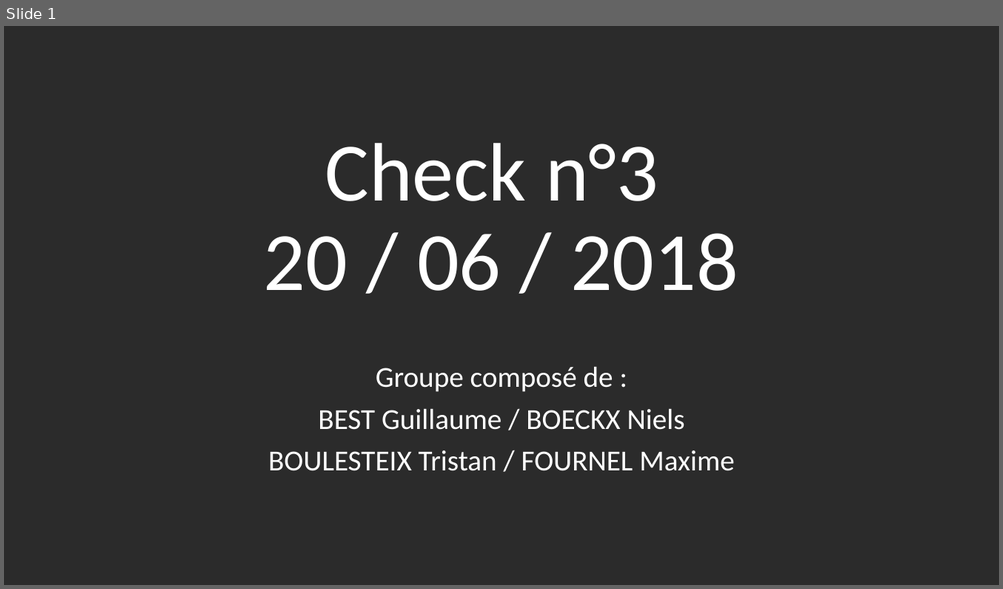
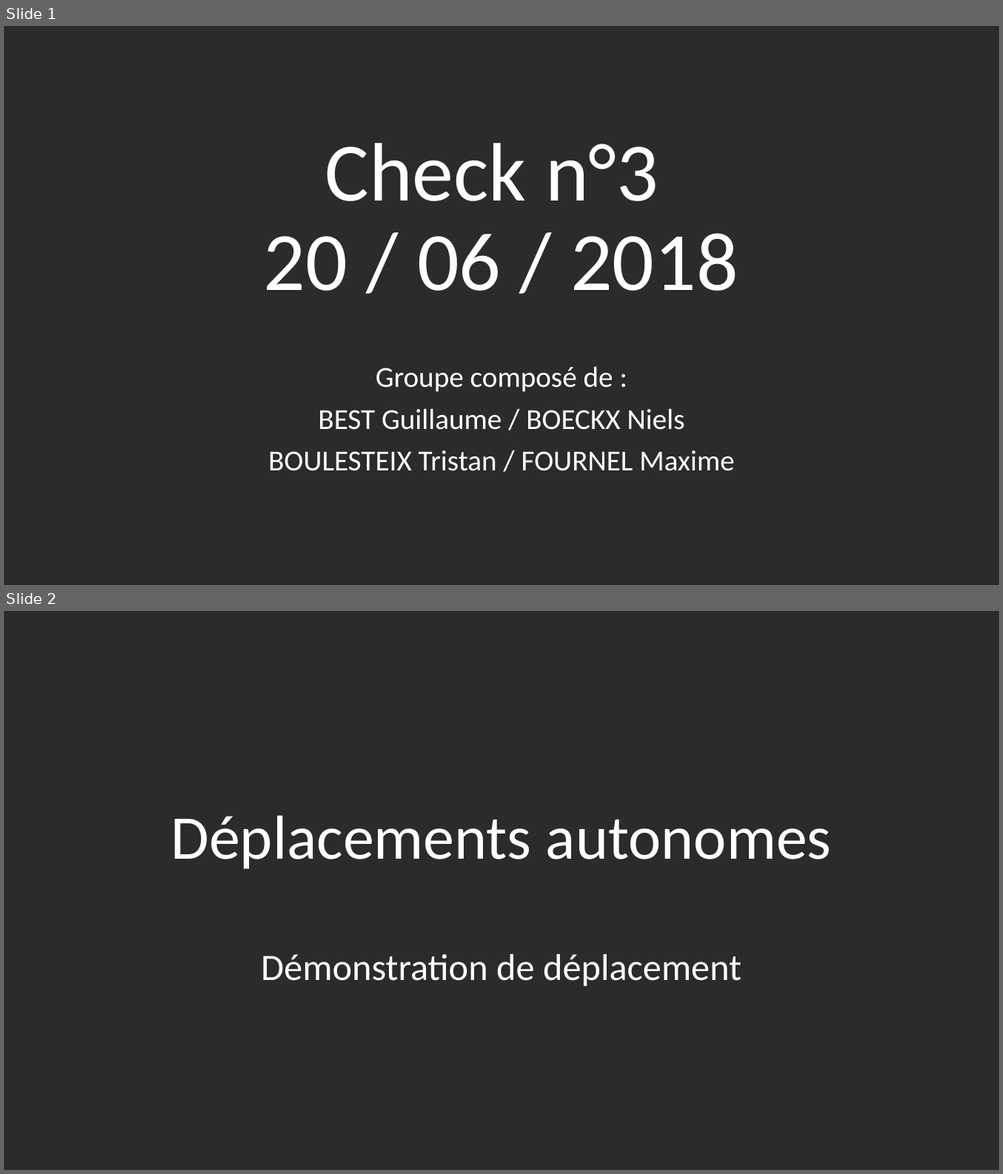
Before and after one commit to TristanBoulesteix/codes, a slide deck: Check.pptx. Shown one above the other, each under a label of ours: slide 1 before the commit, slides 1 and 2 after it. The pictures are 1003x589 and 1003x1174 pixels, drawn with LibreOffice and Linux fonts; fonts in the diff are those of the drawing; background and template pictures are left out; a plain dark background stands for a picture behind light text. Boxes give left, top, right and bottom in pixels: in the first picture for what was removed or moved away, otherwise in the second. Text is boxed around its words. In the diff, an @@ line names an element or a change of style, - is before the commit and + after.

```diff
--- a/Check.pptx
+++ b/Check.pptx
@@ slide 2 added at <box>4,611,999,1170</box>, background picture (left out) @@
@@ title added at <box>171,815,831,869</box>, 60 pt, text #FFFFFF @@
+Déplacements autonomes
@@ subtitle added at <box>261,954,741,986</box>, 36 pt, text #FFFFFF @@
+Démonstration de déplacement
```
Also in this commit, not shown: 3 other slides added, 2 slides removed.
